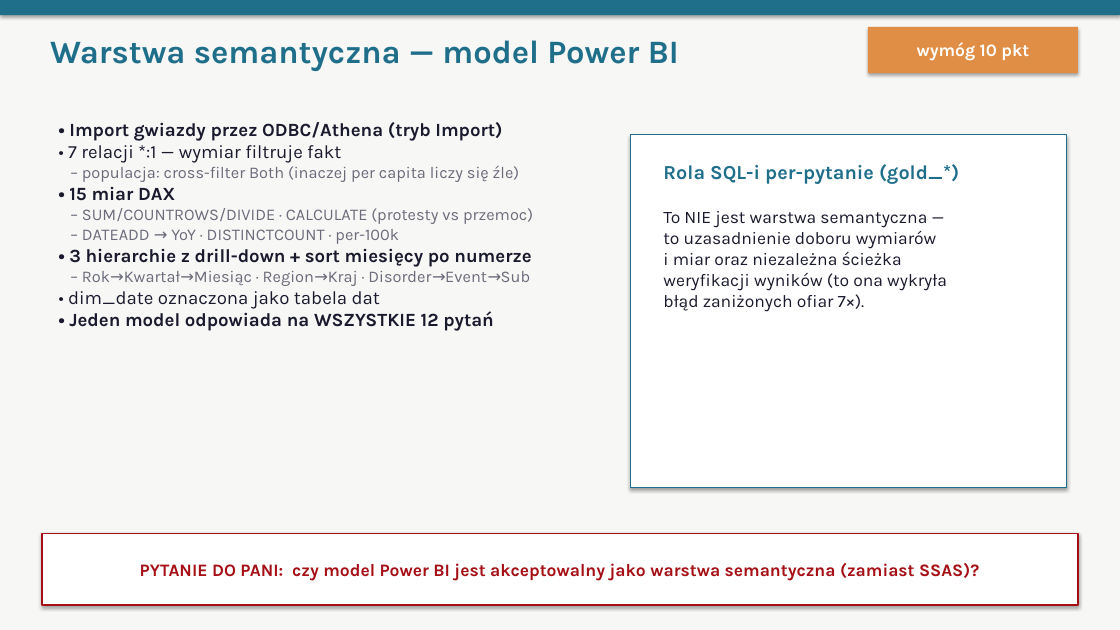
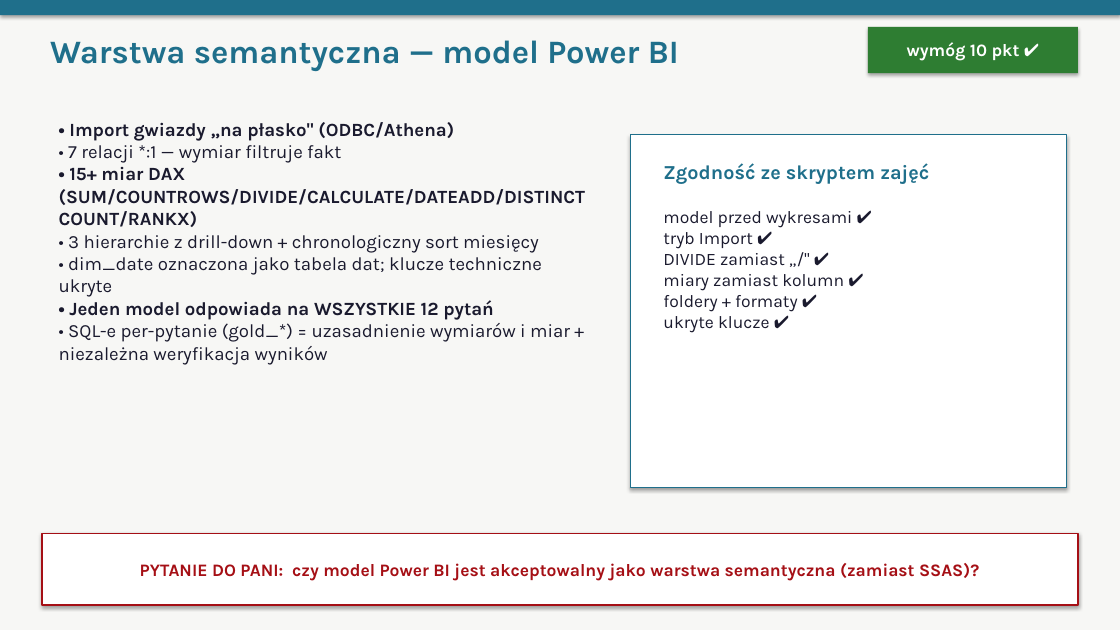
Before and after one commit to oskarfightingthekube/acled-etl-dashboard, a slide deck: slide 11 of docs/prezentacja_obrona.pptx (slide 10 before the commit). Drawn at 1120x630 pixels with LibreOffice and Linux fonts; fonts in the diff are those of the drawing. Boxes give left, top, right and bottom in pixels: in the first picture for what was removed or moved away, otherwise in the second. Text is boxed around its words. In the diff, an @@ line names an element or a change of style, - is before the commit and + after.

```diff
--- a/docs/prezentacja_obrona.pptx
+++ b/docs/prezentacja_obrona.pptx
@@ rectangle "wymóg 10 pkt ✔" at (868, 27, 1078, 73): fill #E08E45 to #2E7D32 @@
@@ text in rectangle at (907, 42, 1020, 61): text changed @@
-wymóg 10 pkt
+wymóg 10 pkt ✔
@@ text at (69, 122, 454, 141): text changed @@
-• Import gwiazdy przez ODBC/Athena (tryb Import)
+• Import gwiazdy „na płasko" (ODBC/Athena)
@@ text at (59, 167, 585, 297): text changed; size 14 to 16 pt; text colour #6B6B7B to #1A1A2E @@
-– populacja: cross-filter Both (inaczej per capita liczy się źle)
-• 15 miar DAX
-– SUM/COUNTROWS/DIVIDE · CALCULATE (protesty vs przemoc)
-– DATEADD → YoY · DISTINCTCOUNT · per-100k
-• 3 hierarchie z drill-down + sort miesięcy po numerze
-– Rok→Kwartał→Miesiąc · Region→Kraj · Disorder→Event→Sub
-• dim_date oznaczona jako tabela dat
+• 15+ miar DAX (SUM/COUNTROWS/DIVIDE/CALCULATE/DATEADD/DISTINCTCOUNT/RANKX)
+• 3 hierarchie z drill-down + chronologiczny sort miesięcy
+• dim_date oznaczona jako tabela dat; klucze techniczne ukryte
@@ text at (663, 163, 929, 184): text changed @@
-Rola SQL-i per-pytanie (gold_*)
+Zgodność ze skryptem zajęć
@@ text at (663, 211, 852, 333): text changed @@
-To NIE jest warstwa semantyczna —
-to uzasadnienie doboru wymiarów
-i miar oraz niezależna ścieżka
-weryfikacji wyników (to ona wykryła
-błąd zaniżonych ofiar 7×).
+model przed wykresami ✔
+tryb Import ✔
+DIVIDE zamiast „/" ✔
+miary zamiast kolumn ✔
+foldery + formaty ✔
+ukryte klucze ✔
@@ text at (59, 323, 570, 365): paragraph added @@
+• SQL-e per-pytanie (gold_*) = uzasadnienie wymiarów i miar + niezależna weryfikacja wyników
```
Also in this commit, not shown: 10 other slides changed, 5 slides added, 3 slides removed.
